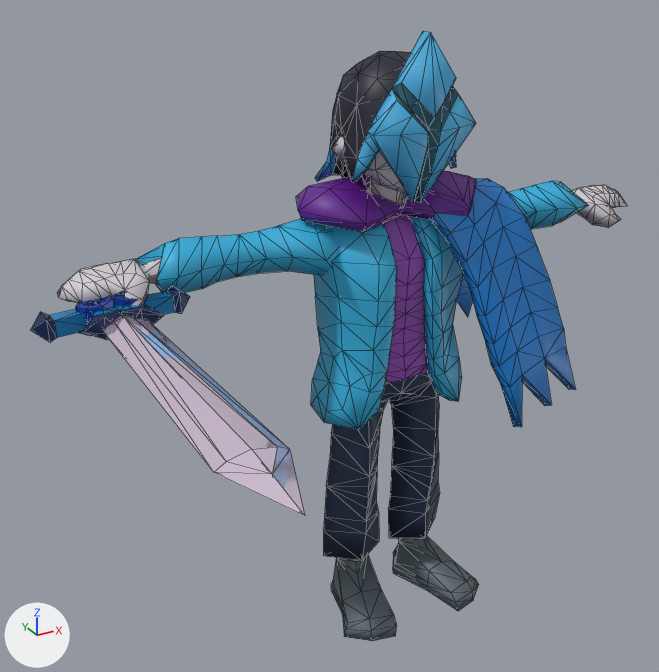
One commit to the glTF model Assets/Models/infinity.glb: the scene before it, then after it.
One viewpoint serves both versions: a 50 mm lens placed at (-1.489, -2.301, 2.163), pointed at (-0.308, -0.154, 1.09). The axes (+X, +Y, +Z) are drawn at lower left. The lights are the same throughout. Mesh edges are drawn as thin lines. Where no turn or scale is listed for an object, it has been applied to the vertices.

In view in the first picture: 'Arm', 'Blade', 'Body', 'Cape', 'Hair', 'Hand', 'Helmet', 'Jacket'.
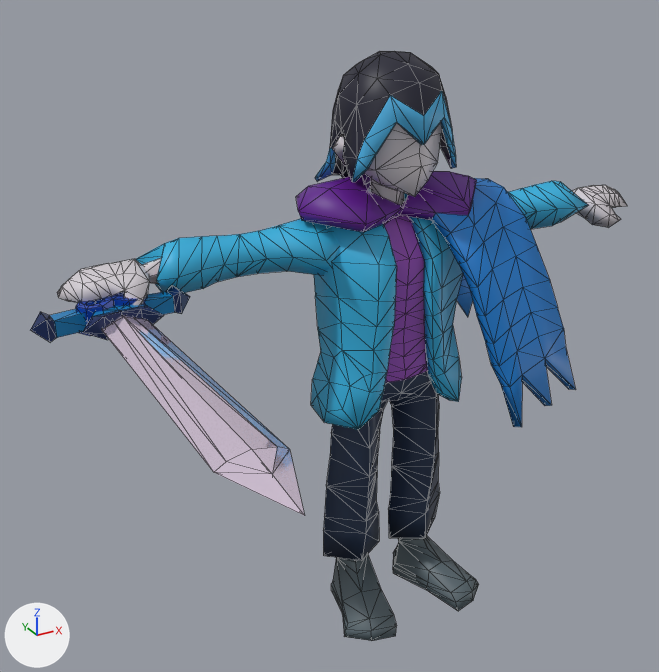
The newer file is also turned or shifted as a whole; pictures and numbers use the older file's frame.

Where the change shows, as pixel boxes (x1, y1, x2, y2) in the pictures (659 x 672 px):
'Helmet', deleted: before (367, 30, 476, 204)
'Head', unchanged, uncovered by the edit: before (332, 133, 407, 194); after (332, 122, 442, 197)

The change, as a diff of the scene's bpy script:
```diff
--- a/Assets/Models/infinity.glb.py
+++ b/Assets/Models/infinity.glb.py
@@ ob_helmet @@
-ob_helmet = bpy.data.objects.new('Helmet', me_plane)
-ob_helmet.location = (-0.002, 0.021, 0.356)
```
